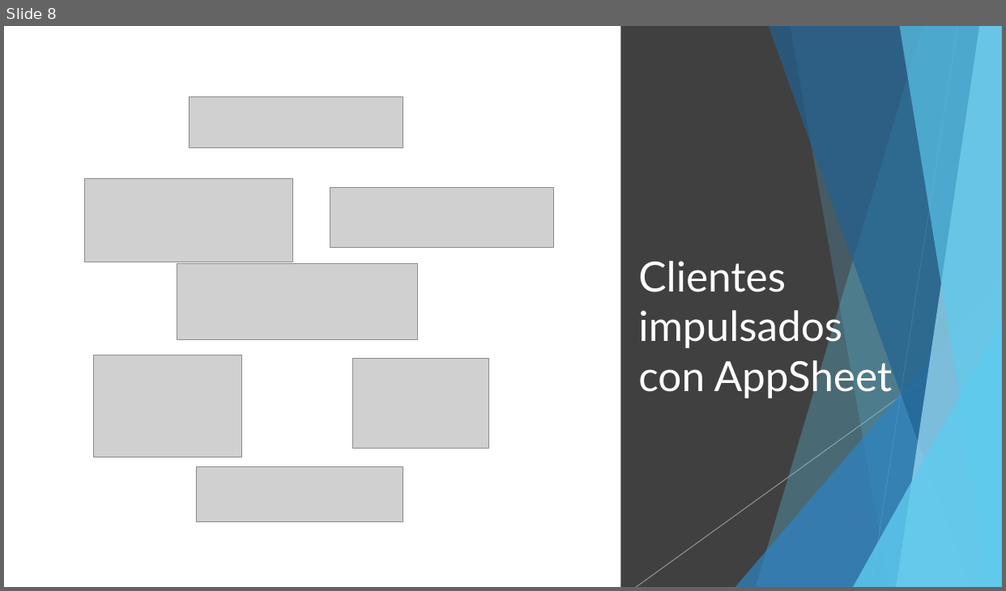
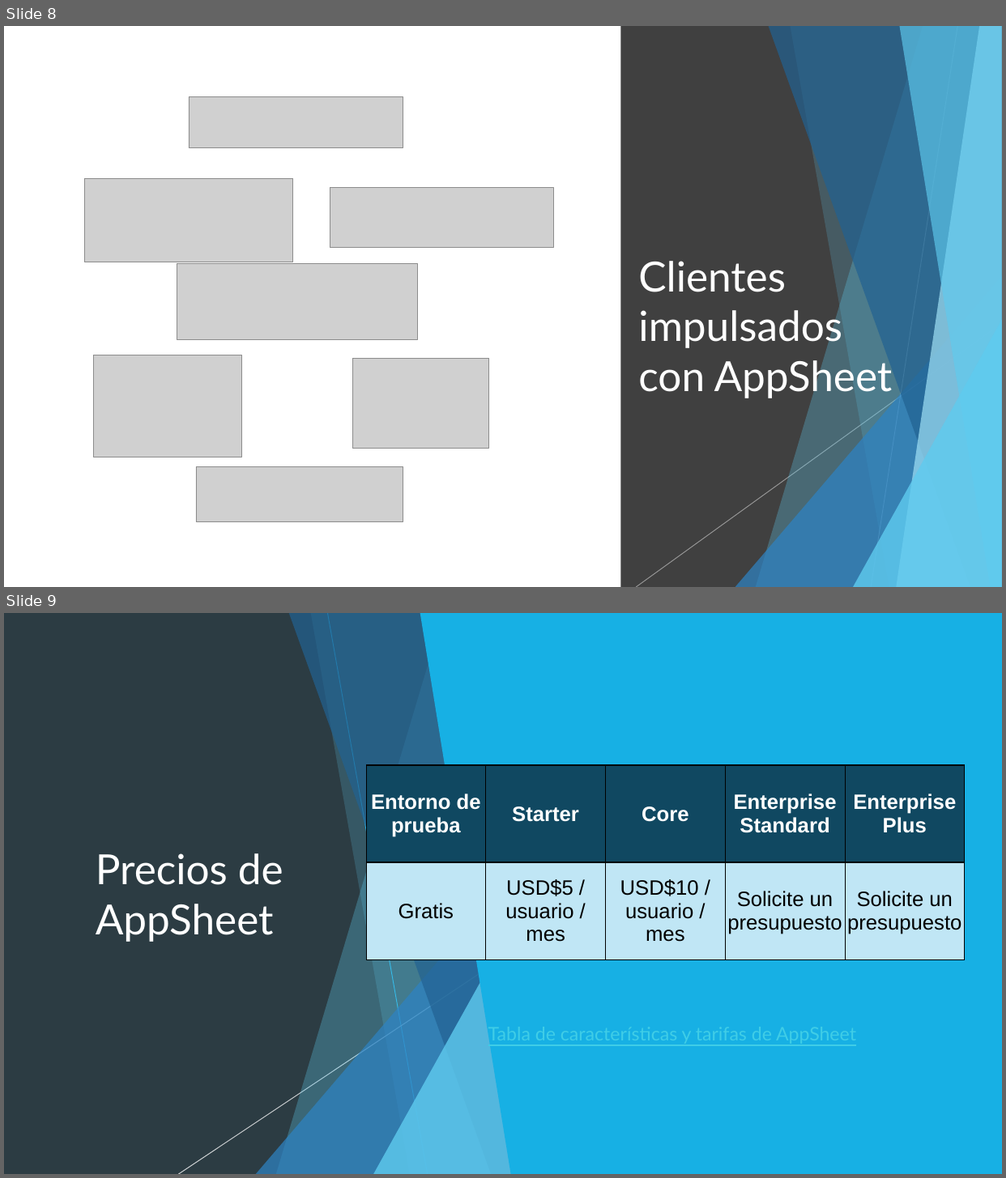
Before and after one commit to Emanuel-Gaviria/Pr-cticas-UNIR, a slide deck: AppSheet.pptx. Shown one above the other, each under a label of ours: slide 8 before the commit, slides 8 and 9 after it. The pictures are 1006x591 and 1006x1178 pixels, drawn with LibreOffice and Linux fonts; fonts in the diff are those of the drawing; grey boxes stand for pictures. Boxes give left, top, right and bottom in pixels: in the first picture for what was removed or moved away, otherwise in the second. Text is boxed around its words. In the diff, an @@ line names an element or a change of style, - is before the commit and + after.

```diff
--- a/AppSheet.pptx
+++ b/AppSheet.pptx
@@ slide 9 added at box(4, 613, 1002, 1174), background #2C3C43; not listed: 10 template elements that a slide beside it also shows @@
@@ rectangle added at box(4, 613, 1002, 1174), fill #2C3C43 @@
@@ freeform shape added at box(276, 613, 522, 1174), fill #5FCBEF at 30% opacity @@
@@ freeform shape added at box(288, 613, 522, 1174), fill #226292 at 70% opacity @@
@@ freeform shape added at box(311, 613, 522, 1174), fill #5FCBEF at 20% opacity @@
@@ line added from (327, 613) to (428, 1174), #17B0E4 0.75 pt @@
@@ freeform shape added at box(420, 613, 1002, 1174), fill #17B0E4 @@
@@ table added at box(366, 765, 965, 960), 2 rows, 5 columns @@
+Entorno de prueba | Starter | Core | Enterprise Standard | Enterprise Plus
+Gratis | USD$5 / usuario / mes | USD$10 / usuario / mes | Solicite un presupuesto | Solicite un presupuesto
@@ title added at box(96, 854, 283, 942), 40 pt, text #FFFFFF @@
+Precios de AppSheet
@@ triangle added at box(256, 862, 522, 1174), fill #2E83C3 at 72% opacity @@
@@ line added from (569, 914) to (178, 1174), #FFFFFF 0.75 pt @@
@@ triangle added at box(374, 907, 522, 1174), fill #5FCBEF at 80% opacity @@
```
Also in this commit, not shown: 1 slide changed.
